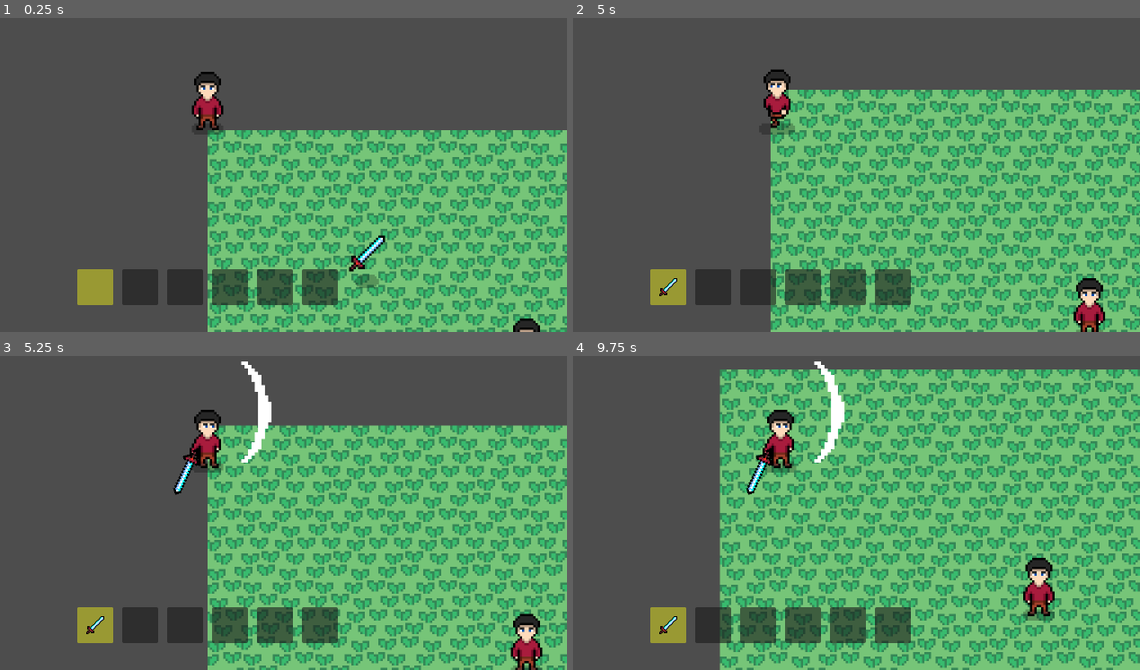
Above: before the commit, frames 1-4 (two rows, left to right).
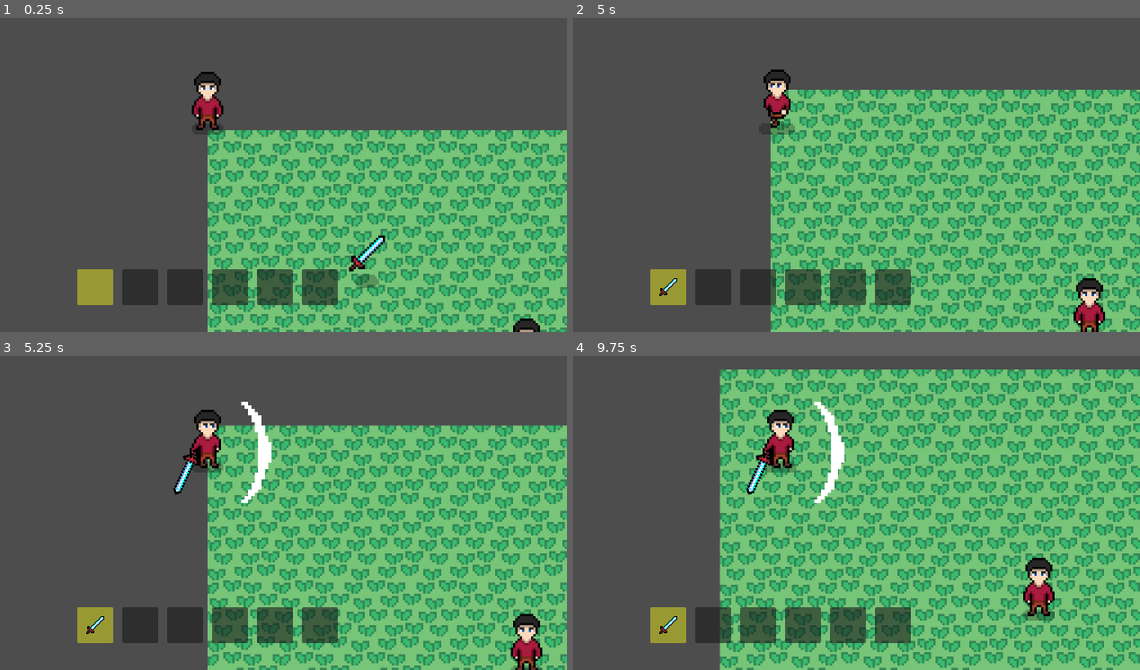
Above: after the commit, the same moments.

Repository: QuocKhangDA22TTD/rpg_game
Game: Godot game, scene res://scenes/demo.tscn
Same seed, same stepped clock (60 frames per second), same inputs: the game is played once before the commit and once after it.
Inputs (mouse positions are in pixels of both pictures, inside the frame that each line leads up to):
- Up to frame 1 (0.25 s): no input
- Up to frame 2 (5 s): move the mouse to (941, 109) at 0.52 s; press the mouse at (941, 109) at 0.53 s; hold Right (ui_right) 0.53-1.28 s; move the mouse to (635, 149) at 1.27 s; release the mouse at (635, 149) at 1.28 s; hold Down (ui_down) 1.28-2.03 s; tap Mouse wheel up (hotbar_next) at 1.35 s; move the mouse to (850, 39) at 2.02 s; hold Right (ui_right) 2.03-2.78 s; hold Mouse wheel down (hotbar_previous) 2.03-2.78 s; move the mouse to (743, 209) at 2.77 s; hold Up (ui_up) 2.78-3.53 s; click (743, 209) at 2.85 s; move the mouse to (998, 190) at 3.52 s; hold Mouse wheel up (hotbar_next) 3.53-4.28 s; hold Left (ui_left) from 3.53 s (still down); move the mouse to (outside the picture) at 4.27 s; tap Mouse wheel down (hotbar_previous) at 4.35 s
- Up to frame 3 (5.25 s): move the mouse to (243, 469) at 5.02 s; release Left (ui_left) at 5.03 s; press the mouse at (243, 469) at 5.03 s; hold Down (ui_down) from 5.03 s (still down)
- Up to frame 4 (9.75 s): move the mouse to (675, 368) at 5.77 s; release Down (ui_down) at 5.78 s; release the mouse at (675, 368) at 5.78 s; hold Right (ui_right) 5.78-6.53 s; tap Mouse wheel up (hotbar_next) at 5.85 s; move the mouse to (941, 447) at 6.52 s; hold Up (ui_up) 6.53-7.28 s; hold Mouse wheel down (hotbar_previous) 6.53-7.28 s; move the mouse to (635, 487) at 7.27 s; hold Right (ui_right) 7.28-8.03 s; click (635, 487) at 7.35 s; move the mouse to (850, 377) at 8.02 s; hold Down (ui_down) 8.03-8.78 s; hold Mouse wheel up (hotbar_next) 8.03-8.78 s; move the mouse to (743, 547) at 8.77 s; hold Left (ui_left) 8.78-9.53 s; tap Mouse wheel down (hotbar_previous) at 8.85 s; move the mouse to (998, 528) at 9.52 s; press the mouse at (998, 528) at 9.53 s; hold Up (ui_up) from 9.53 s (still down)

Frames 1-2 are identical in both runs. In frame 3, 0.9% of the frame differs, in the area x 42-48%, y 1-47%; in frame 4, 0.9%.

Commit message:
Cập nhập position cho các animation slash trong node AnimationEffect của scene player.

Diff:
--- a/scenes/player.tscn
+++ b/scenes/player.tscn
@@ -4,6 +4,7 @@
 [ext_resource type="Script" uid="uid://dvilgeii024ul" path="res://scripts/entities/player/player.gd" id="1_g2els"]
 [ext_resource type="Texture2D" uid="uid://833exq3glr5w" path="res://assets/sword.png" id="3_dqkch"]
 [ext_resource type="Script" uid="uid://dw7p628bxvoo6" path="res://scripts/system/combat/hitbox.gd" id="3_qhqgy"]
+[ext_resource type="Texture2D" uid="uid://dgutfdp1b3d65" path="res://assets/slash.png" id="4_qlg0r"]
 
 [sub_resource type="Animation" id="Animation_g2els"]
 length = 0.001
@@ -1176,7 +1177,7 @@
 "times": PackedFloat32Array(0),
 "transitions": PackedFloat32Array(0),
 "update": 0,
-"values": [Vector2(0, -12)]
+"values": [Vector2(0, -2)]
 }
 tracks/7/type = "value"
 tracks/7/imported = false
@@ -1266,6 +1267,18 @@
 "update": 0,
 "values": [Vector2(1.5, 1.5)]
 }
+tracks/6/type = "value"
+tracks/6/imported = false
+tracks/6/enabled = true
+tracks/6/path = NodePath("WeaponPivot/EffectSprite2D:position")
+tracks/6/interp = 1
+tracks/6/loop_wrap = true
+tracks/6/keys = {
+"times": PackedFloat32Array(0),
+"transitions": PackedFloat32Array(0),
+"update": 0,
+"values": [Vector2(0, 6)]
+}
 
 [sub_resource type="Animation" id="Animation_4r5pv"]
 resource_name = "slash_effect_up"
@@ -1352,7 +1365,7 @@
 "times": PackedFloat32Array(0),
 "transitions": PackedFloat32Array(0),
 "update": 0,
-"values": [Vector2(0, -12)]
+"values": [Vector2(0, 0)]
 }
 tracks/7/type = "value"
 tracks/7/imported = false
@@ -1414,6 +1427,7 @@
 
 [node name="EffectSprite2D" type="Sprite2D" parent="WeaponVisual/WeaponPivot" unique_id=253292181]
 visible = false
+texture = ExtResource("4_qlg0r")
 
 [node name="Hitbox" type="Area2D" parent="WeaponVisual/WeaponPivot" unique_id=1947067086]
 monitoring = false
